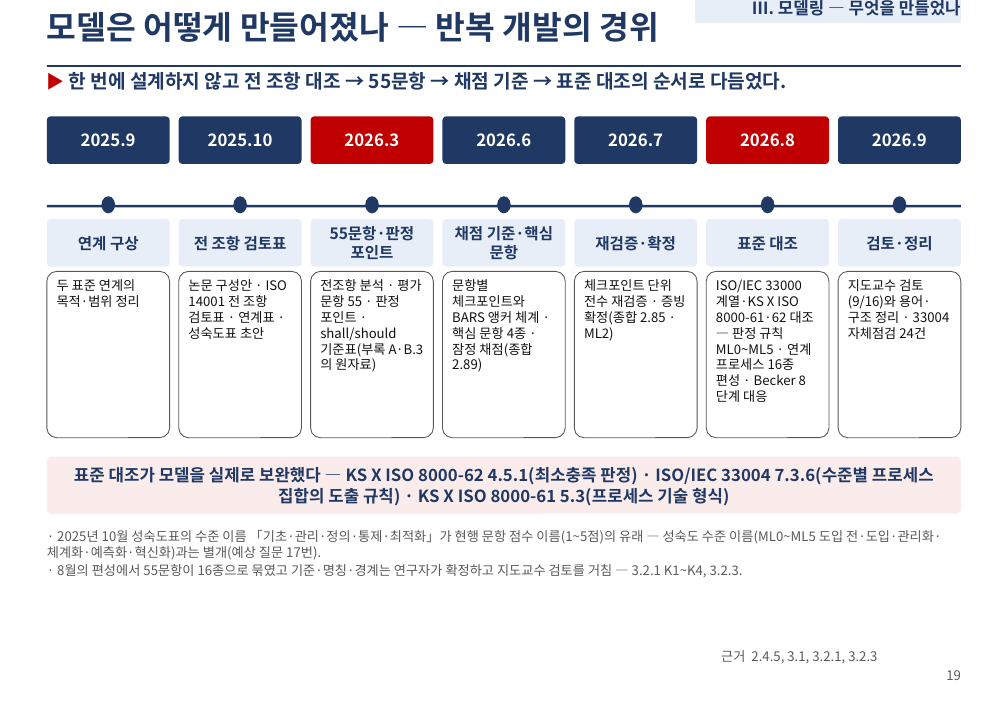
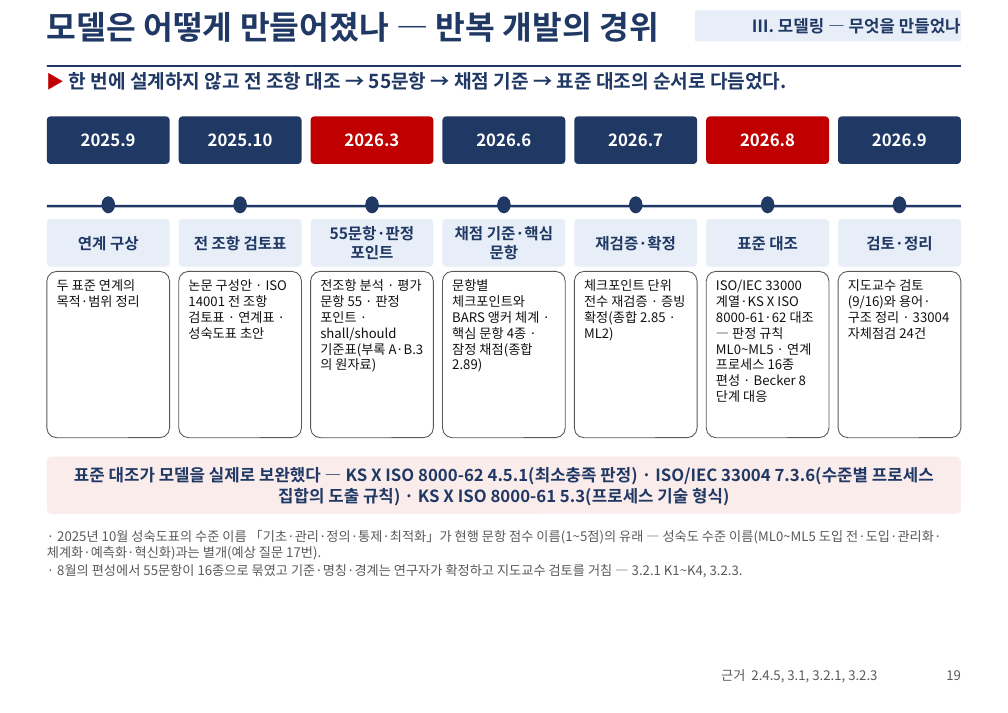
Before and after one commit to wjhyun7012-arch/-, a slide deck: slide 19 of s61/out/발표자료_20261007_v15.pptx. Drawn at 1008x713 pixels with LibreOffice and Linux fonts; fonts in the diff are those of the drawing. Boxes give left, top, right and bottom in pixels: in the first picture for what was removed or moved away, otherwise in the second. Text is boxed around its words. In the diff, an @@ line names an element or a change of style, - is before the commit and + after.

```diff
--- a/s61/out/발표자료_20261007_v15.pptx
+++ b/s61/out/발표자료_20261007_v15.pptx
@@ rectangle "Ⅲ. 모델링 — 무엇을 만들었나": place and size @@
-rectangle "Ⅲ. 모델링 — 무엇을 만들었나" at (695,0,961,22)
+rectangle "Ⅲ. 모델링 — 무엇을 만들었나" at (695,10,961,41)
@@ text "근거 2.4.5, 3.1, 3.2.1, 3.2.3": place and size @@
-text "근거 2.4.5, 3.1, 3.2.1, 3.2.3" at (721,650,877,663)
+text "근거 2.4.5, 3.1, 3.2.1, 3.2.3" at (721,669,877,682)
```
Also in this commit, not shown: 4 other files.
